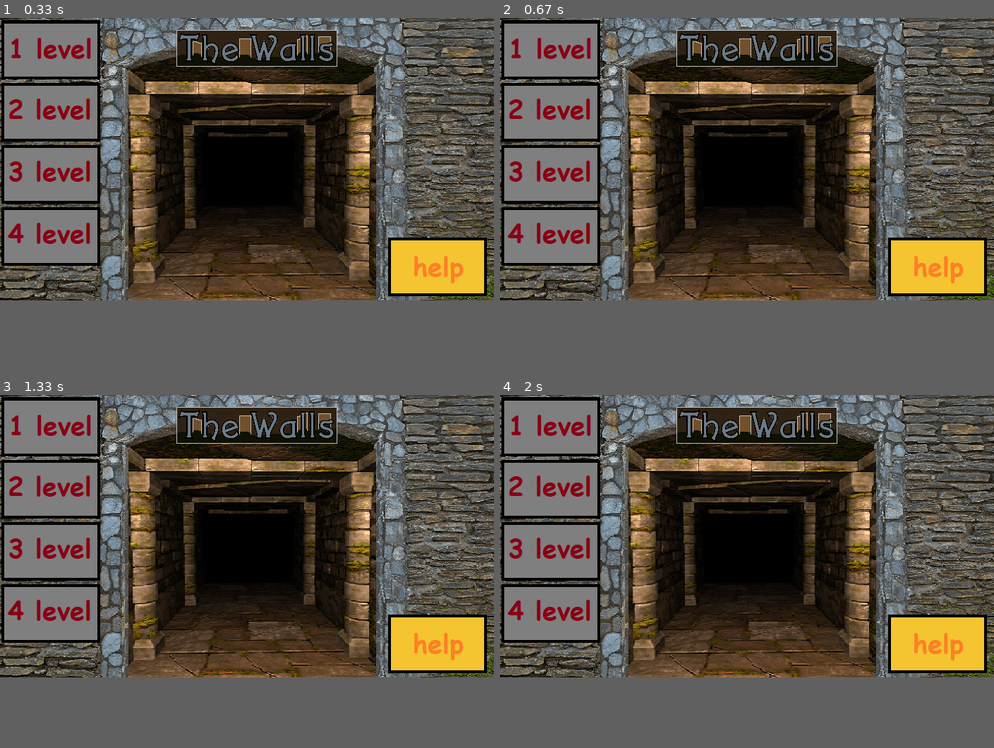
Above: before the commit, frames 1-4 (two rows, left to right).
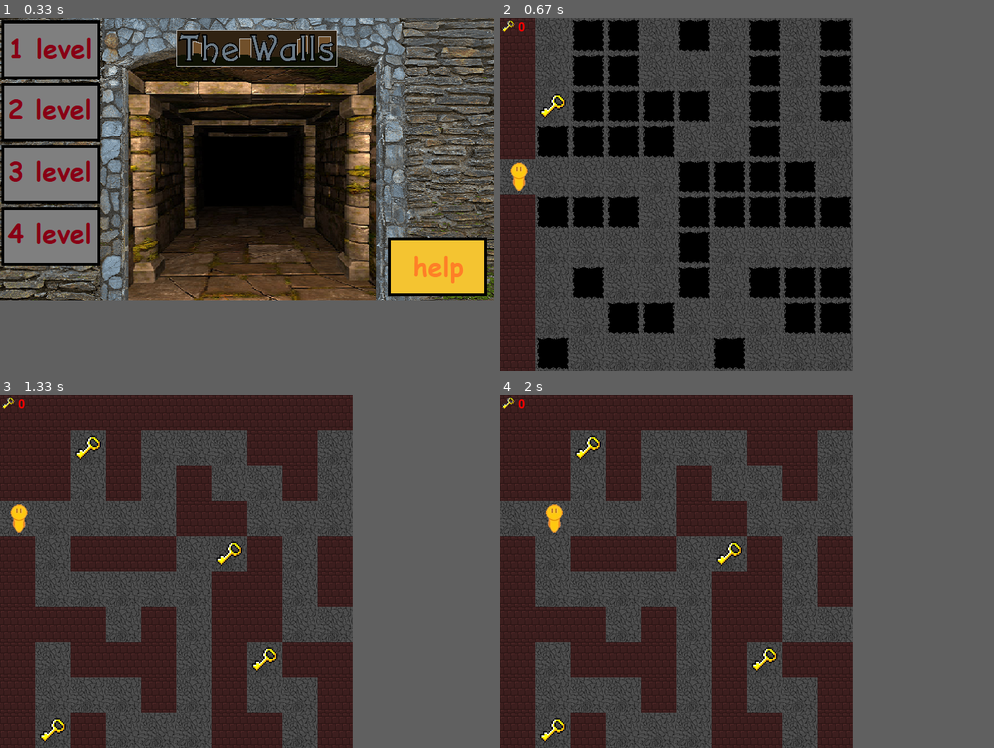
Above: after the commit, the same moments.

Repository: demonic-katana/LiceyProject_pygame
Game: pygame game, started from gameV5.py
Two runs of this game, one before a commit and one after it. Both use one fixed random seed, a clock stepped at 60 frames per second and the inputs below.
Inputs:
- Up to frame 1 (0.33 s): no input
- Up to frame 2 (0.67 s): tap 3 at 0.33 s
- Up to frame 3 (1.33 s): hold Esc 0.67-1.13 s; hold Right 0.67-1.13 s; tap 1 at 1.17 s
- Up to frame 4 (2 s): hold Right 1.5-1.97 s
In frame 2 the window is 700x400 before the commit and 500x500 after it. Grey fills any space a smaller window leaves; there, only what the larger window draws over its background counts as a difference.

Frame 1 is identical in both runs. In frame 2, 74% of the frame differs, in the area x 0-100%, y 0-100%; in frame 3, 79%; in frame 4, 79%.

Commit message:
Exit to the start menu on the ECS and select the level using numbers

Diff:
--- a/gameV4.py
+++ b/gameV5.py
@@ -203,6 +203,9 @@
                         pygame.mixer.music.play()
                         music_on = True
 
+                elif event.key == pygame.K_ESCAPE:
+                    return 1
+
         player_pos = board.player.pos
         if board.cell[player_pos[0]][player_pos[1]].process(['m']):
             board.cell[player_pos[0]][player_pos[1]].image = board.images['.']
@@ -237,6 +240,7 @@
         text = font.render(str(players_keys), True, keys_color)
         screen.blit(text, (26, 5))
         pygame.display.flip()
+
     pygame.mixer.music.stop()
     if game_position == 'game_won':
         image = load_image('game_won.png')
@@ -244,12 +248,14 @@
         pygame.mixer.music.load('data/music/game_won_music.wav')
         if music_on:
             game_sound = pygame.mixer.Sound("data/music/game_won_sound.wav")
-    else:
+
+    elif game_position == 'game_over':
         image = load_image('game_over.png')
         position_art = image.get_rect()
         pygame.mixer.music.load('data/music/game_over_music.wav')
         if music_on:
             game_sound = pygame.mixer.Sound("data/music/game_over_sound.mp3")
+
     if music_on:
         pygame.mixer.Sound.play(game_sound)
     running = True
@@ -283,6 +289,7 @@
 
 def menu():
     global music_on
+    global keys
     # инициализация окна
     pygame.init()
     size = 700, 400
@@ -303,7 +310,6 @@
             elif event.type == pygame.MOUSEBUTTONDOWN:
                 if event.button == 1:
                     event_pos = event.pos
-                    global keys
                     if 1 < event_pos[0] < 142 and 2 < event_pos[1] < 87:
                         keys = keys_1
                         selection = level_1
@@ -316,14 +322,28 @@
                         keys = keys_3
                         selection = level_3
                         running = False
+
             elif event.type == pygame.KEYDOWN:
-                if event.key == pygame.K_k:
+                if event.key == pygame.K_1:
+                    keys = keys_1
+                    selection = level_1
+                    running = False
+                elif event.key == pygame.K_2:
+                    keys = keys_2
+                    selection = level_2
+                    running = False
+                elif event.key == pygame.K_3:
+                    keys = keys_3
+                    selection = level_3
+                    running = False
+                elif event.key == pygame.K_k:
                     if music_on:
                         pygame.mixer.music.stop()
                         music_on = False
                     else:
                         pygame.mixer.music.play(-1)
                         music_on = True
+                print(event.key)
         # отрисовка меню
         screen.fill(pygame.Color(0, 0, 0))
         screen.blit(image, menu_art)
